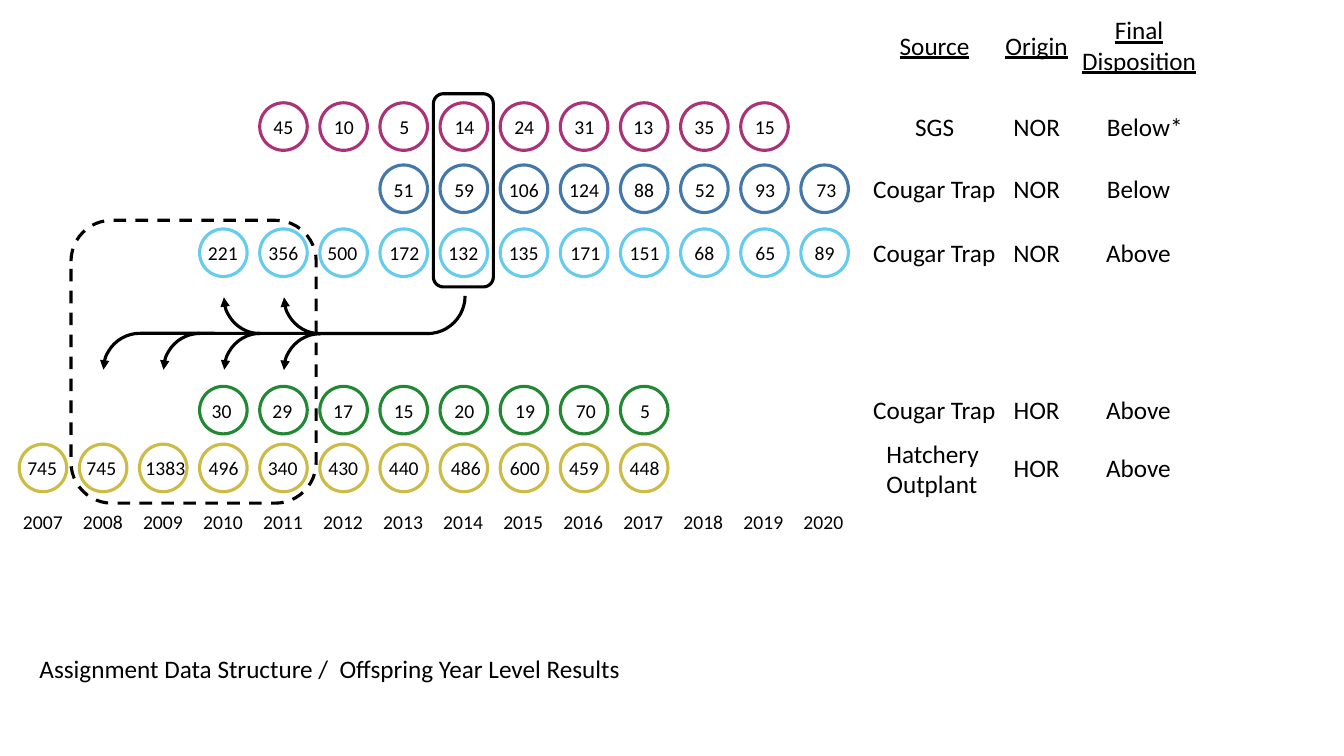
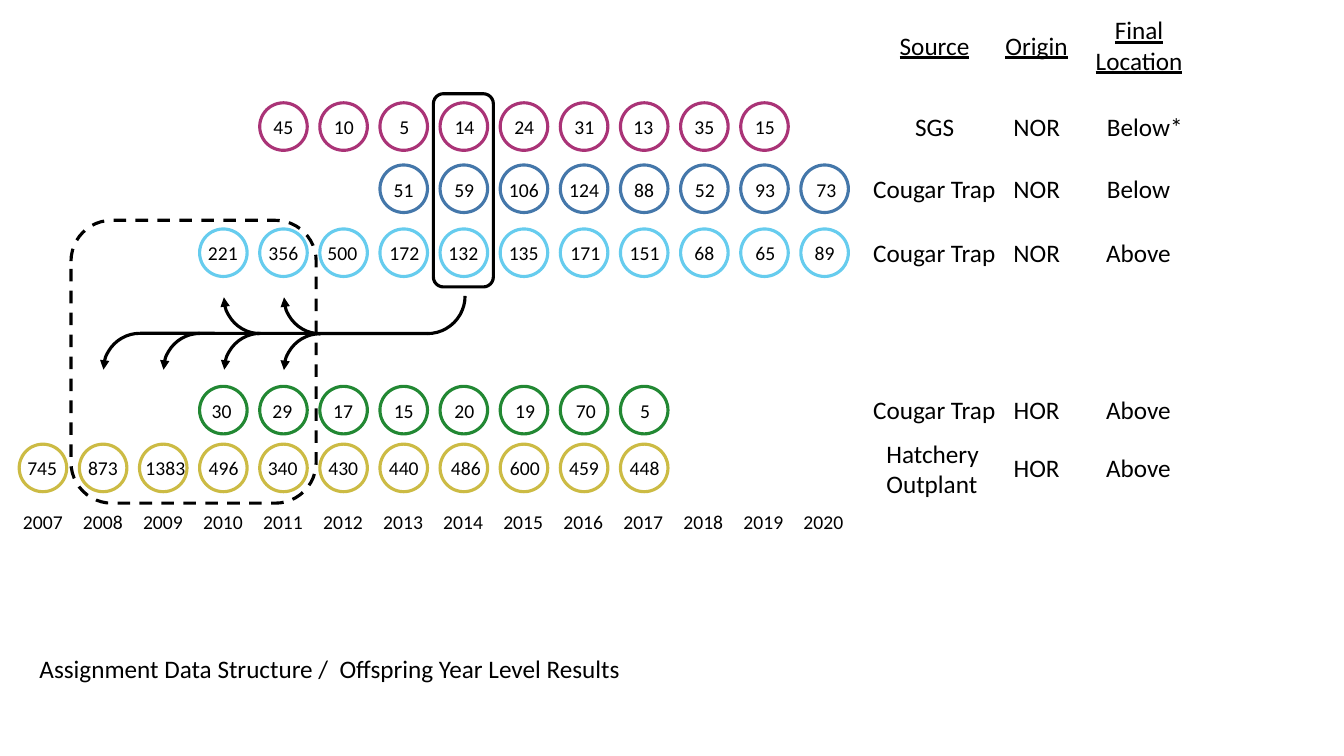
Before and after one commit to david-dayan/McKenzie_2022, a slide deck: slide 1 of report_drafts/assignment_figure.pptx. Drawn at 1344x756 pixels with LibreOffice and Linux fonts; fonts in the diff are those of the drawing. Boxes give left, top, right and bottom in pixels: in the first picture for what was removed or moved away, otherwise in the second. Text is boxed around its words. In the diff, an @@ line names an element or a change of style, - is before the commit and + after.

```diff
--- a/report_drafts/assignment_figure.pptx
+++ b/report_drafts/assignment_figure.pptx
@@ text "Final": place and size @@
-text "Final" at (1082, 21, 1196, 74)
+text "Final" at (1096, 21, 1183, 74)
@@ text at (1096, 52, 1183, 74): text changed @@
-Disposition
+Location
@@ text at (88, 461, 118, 475): text changed @@
-745
+873
```
Also in this commit, not shown: 1 slide added, 21 other files.
